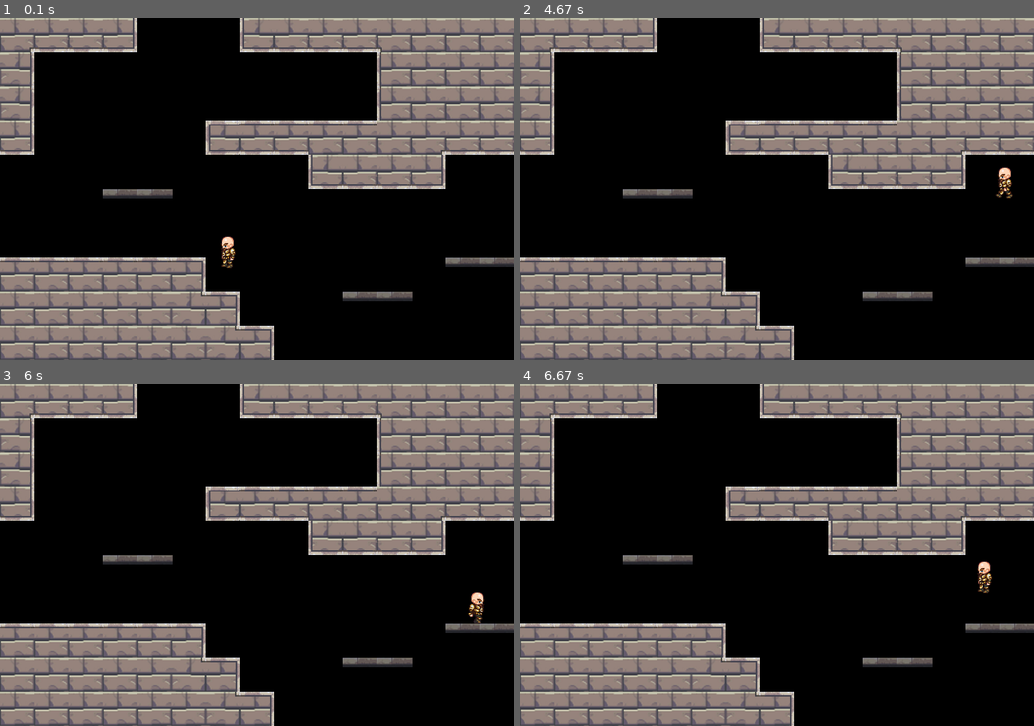
Above: before the commit, frames 1-4 (two rows, left to right).
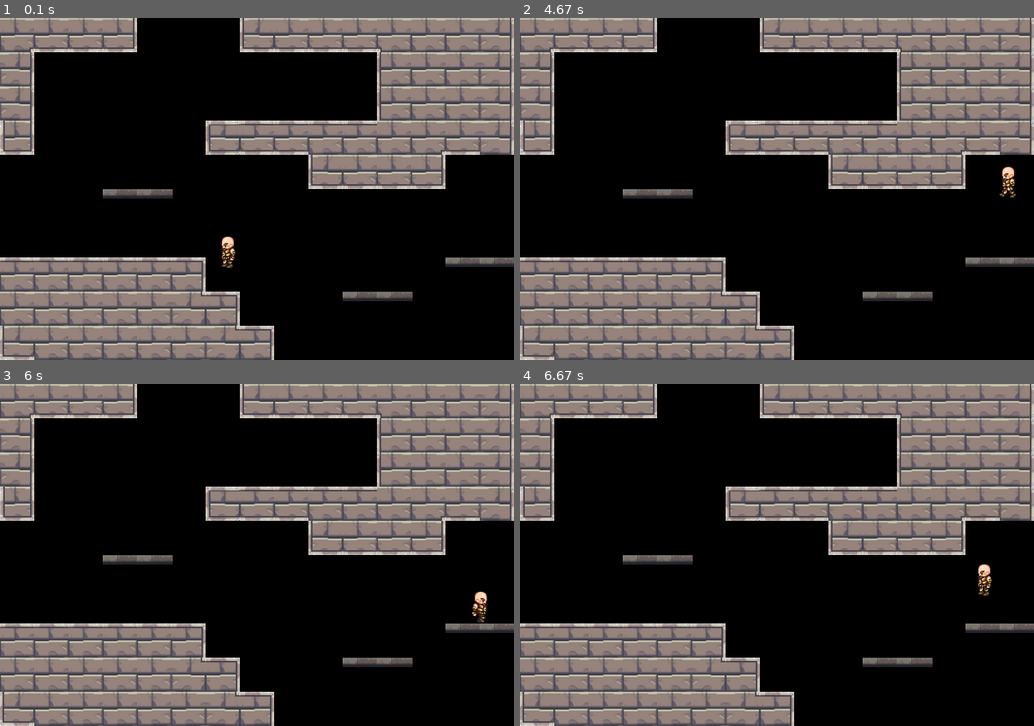
Above: after the commit, the same moments.

Repository: MFTI-summer/ROGUE-LEGACY
Game: pygame game, started from Main Project/Testing.py
Two runs of this game, one before a commit and one after it. Both use one fixed random seed, a clock stepped at 60 frames per second and the inputs below.
Inputs:
- Up to frame 1 (0.1 s): no input
- Up to frame 2 (4.67 s): hold D 0.33-0.8 s; hold D 0.83-1.3 s; tap Space at 0.9, 1.2, 1.4, 1.7, 1.97, 2.27, 2.4, 2.7, 3.07, 3.37, 3.57, 3.87, 4.07, 4.37, 4.57 s; hold A 1.33-1.87 s; hold A 1.9-2.3 s; hold D 2.33-2.97 s; hold A 3-3.47 s; hold D 3.5-3.97 s; hold D 4-4.47 s; hold A from 4.5 s (still down)
- Up to frame 3 (6 s): tap Space at 4.87, 5.13, 5.43, 5.57, 5.87 s; release A at 5.03 s; hold A 5.07-5.47 s; hold D from 5.5 s (still down)
- Up to frame 4 (6.67 s): release D at 6.13 s; hold A 6.17-6.63 s; tap Space at 6.23, 6.53 s

The runs differ from the first frame. In frame 1, 1.0% of the frame differs, in the area x 0-100%, y 0-100%; in frame 2, 1.3%; in frame 3, 1.3%; in frame 4, 1.2%.

Commit message:
Update Tiles.py

Diff:
--- a/Main Project/Tiles.py
+++ b/Main Project/Tiles.py
@@ -40,27 +40,27 @@
     """
 .....#____№....
 ...............
-<>.............
+.}.............
 I=%..~~........
 I==%......~~...
 I==|...........
 I===%...~~.....
 I====%.........
-I=====---%.....
-I========`-->..
+I====|.........
+<_____]]]).....
 """
 level_2_map = \
     """
-I==========|...
-#__________№...
+..I========|...
+..#________№...
 ...............
 ...............
 .........~~....
 .....~~.....~~.
 ...~...........
-~..............
-...<-----------
-...I===========
+~............~.
+.....<------>..
+.....I======|..
 """
 level_3_map = \
     """
@@ -70,15 +70,15 @@
 ...............
 ............~~.
 .....~~.~~.....
->~~...........<
-|.............I
-|..<----------'
-|..I===========
+{~~...........<
+].............I
+№....<--------'
+.....I========№
 """
 level_4_map = \
     """
-..I"_______'|..
-..I№.......#|..
+.....I"____'|..
+.....I№....#|..
 ..}.........}..
 ......~~.......
 ...............
@@ -86,26 +86,26 @@
 ->......~~...<-
 =`>.~~......<,=
 ___).......<,==
-......<----,===
+......{[[[[____
 """
 level_5_map = \
     """
-|.............I
-`--->.....<---,
+|..............
+`--->.....<----
 ____:.....!____
 ....]...~~]....
 ....].....]....
 ..~.}..{..}.~..
 >......]......<
 |......].~~...I
-|...~~.]......I
-`-->...]...<--,
+}...~~.}......I
+..->.......<--,
 """
 level_6_map = \
     """
-==|...I=="__'==
-==|...I==|..I==
-__№...I==|..#__
+].....I=="__|..
+].....I==|..|..
+{.....I==|..{..
 ......#__№.....
 ...............
 ---->.......~~.
@@ -116,50 +116,50 @@
 """
 level_7_map = \
     """
-____№.......I==
+..#_№.......I==
 ............!__
 ........<---;..
 .......~#___№..
 ...~~..........
---%............
-===%.........~~
-====%......~...
+<-%............
+I==%.........~~
+I===%......~...
 =====---->.....
-=========№.....
+#========№.....
 """
 level_8_map = \
     """
-=="___№...#____
+==|.........#__
 ==|............
 "_№............
-|......~~......
-№..............
+№......~~......
+...............
 ...<-------->.<
 ...I"_______№.I
 ..<,|.........I
-..I=|.........I
-..I=|........<,
+..I"№.........I
+..I|.........<,
 """
 level_9_map = \
     """
-"____№...#____'
+"[)......([[[['
 |.............I
 №.............#
 ......~~~......
 ..........~~...
 ....~~.........
 -->.........<--
-==`->.....<-,==
-____№~~~..#____
+__№.......<-,==
+.....~~~..#____
 ...............
 """
 level_10_map = \
 """
-"____№...#____'
-№.............#
-...............
-.<--->~..<--->.
-_____№...#_____
+...............
+[[[[[)...([[[[[
+...............
+...............
+[[[[[)...([[[[[
 ........~......
 ...............
 ----->~~~<-----
@@ -169,30 +169,30 @@
 
 level_11_map = \
 """
-.....#____'====
-..........I====
-..........#____
+.....#____'=|..
+..........I=|..
+..........#_№..
 .~~............
 .....~~........
 .........~~....
----->.......<--
+---->.......<->
 ====|.......I==
-____№~~~([[[___
+____№~~.([[[___
 ...............
 """
 
 level_12_map = \
 """
-"__№...#___'===
-|..........I===
-|..........I===
-№.....([[--="__
+"__№...#___'==|
+|..........I==|
+|..........I==|
+}.....([[--="_|
 .........#__№..
 ...~~..........
 ...............
 ----->.......~~
 =====`>...~~...
-======`>.......
+#=====`>.......
 """
 # Очень важно, чтобы кол-во символов в ряду совпадало (хотя генератор от этого не сломается
 # но выглядеть будет лучше. Точки обозначают пустое место, поэтому можно все дозаполнить ими
